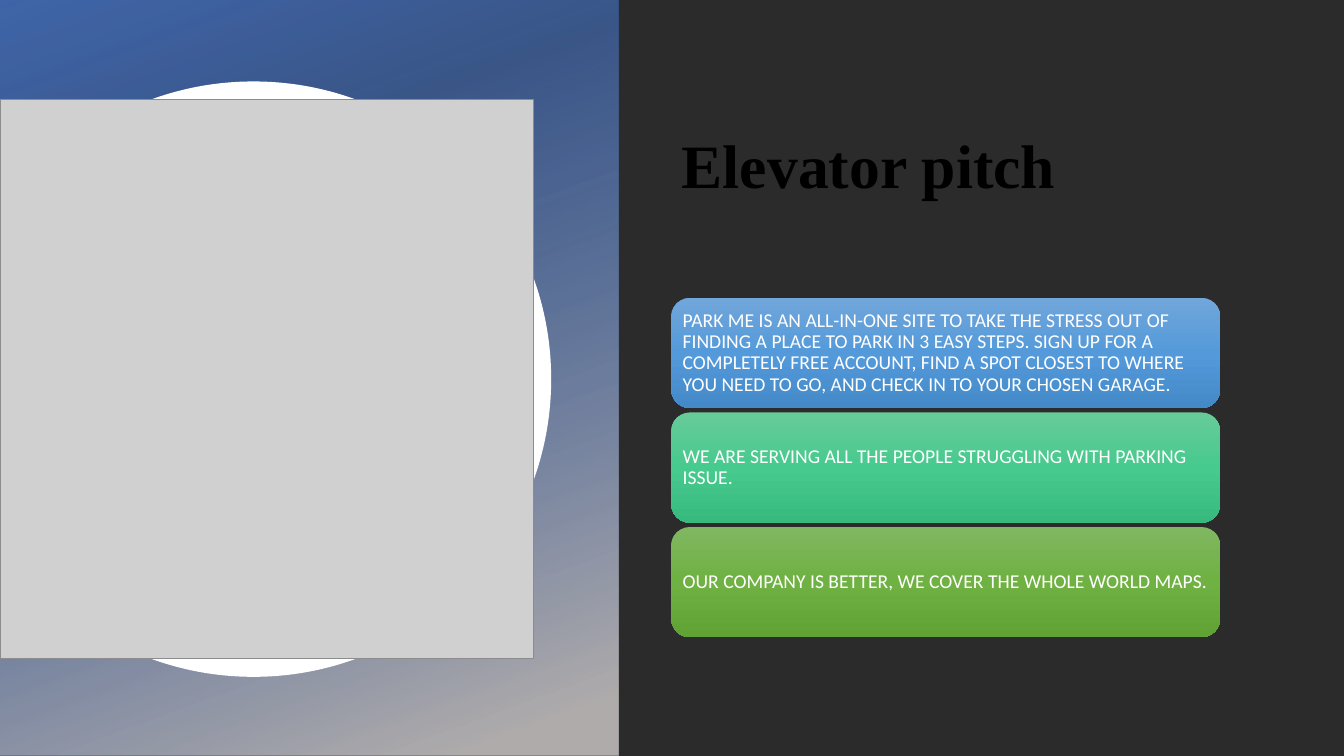
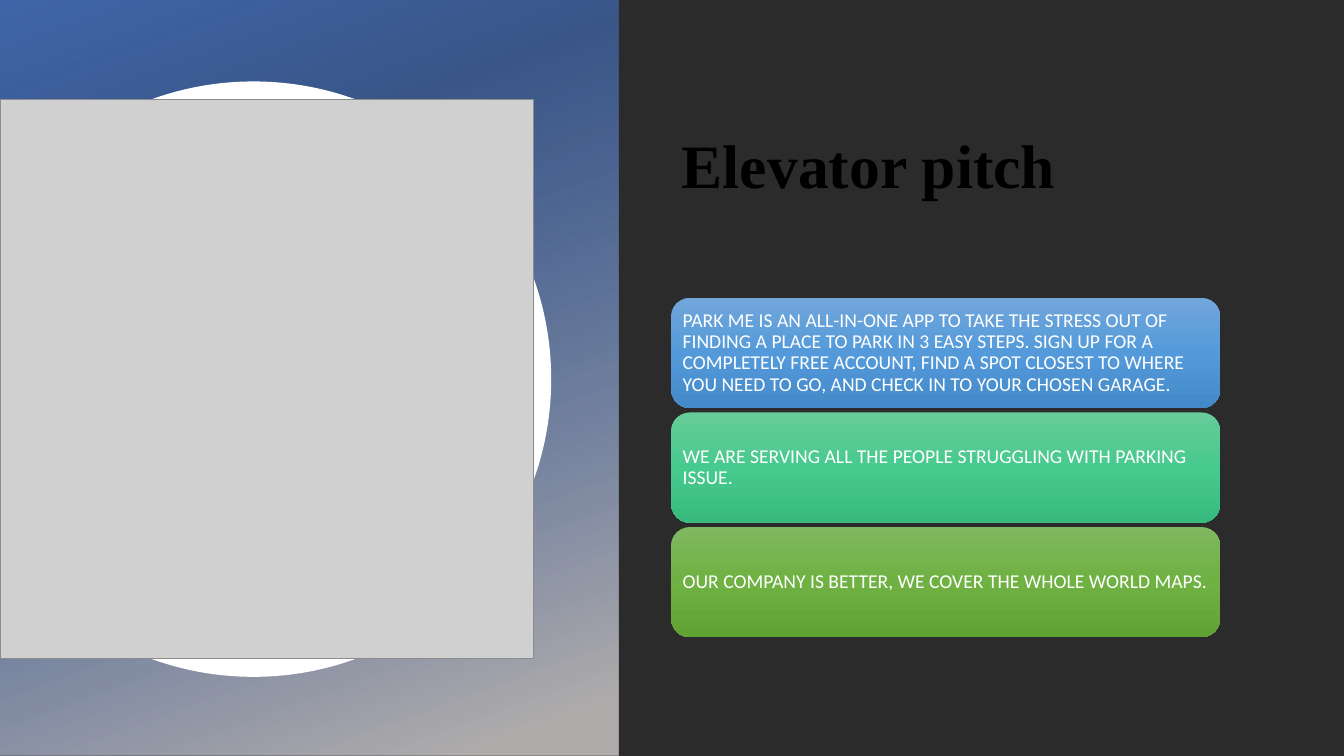
Before and after one commit to Yousiadel/Park-Me-Site, a slide deck: slide 2 of Project 1 for Group2 Parking Site.pptx. Drawn at 1344x756 pixels with LibreOffice and Linux fonts; fonts in the diff are those of the drawing; grey boxes stand for pictures; background and template pictures are left out; a plain dark background stands for a picture behind light text. Boxes give left, top, right and bottom in pixels: in the first picture for what was removed or moved away, otherwise in the second. Text is boxed around its words. In the diff, an @@ line names an element or a change of style, - is before the commit and + after.

```diff
--- a/Project 1 for Group2 Parking Site.pptx
+++ b/Project 1 for Group2 Parking Site.pptx
@@ text at [683, 314, 1184, 393]: text changed @@
-PARK ME IS AN ALL-IN-ONE SITE TO TAKE THE STRESS OUT OF FINDING A PLACE TO PARK IN 3 EASY STEPS. SIGN UP FOR A COMPLETELY FREE ACCOUNT, FIND A SPOT CLOSEST TO WHERE YOU NEED TO GO, AND CHECK IN TO YOUR CHOSEN GARAGE.
+PARK ME IS AN ALL-IN-ONE APP TO TAKE THE STRESS OUT OF FINDING A PLACE TO PARK IN 3 EASY STEPS. SIGN UP FOR A COMPLETELY FREE ACCOUNT, FIND A SPOT CLOSEST TO WHERE YOU NEED TO GO, AND CHECK IN TO YOUR CHOSEN GARAGE.
```
Also in this commit, not shown: 7 other slides changed.
